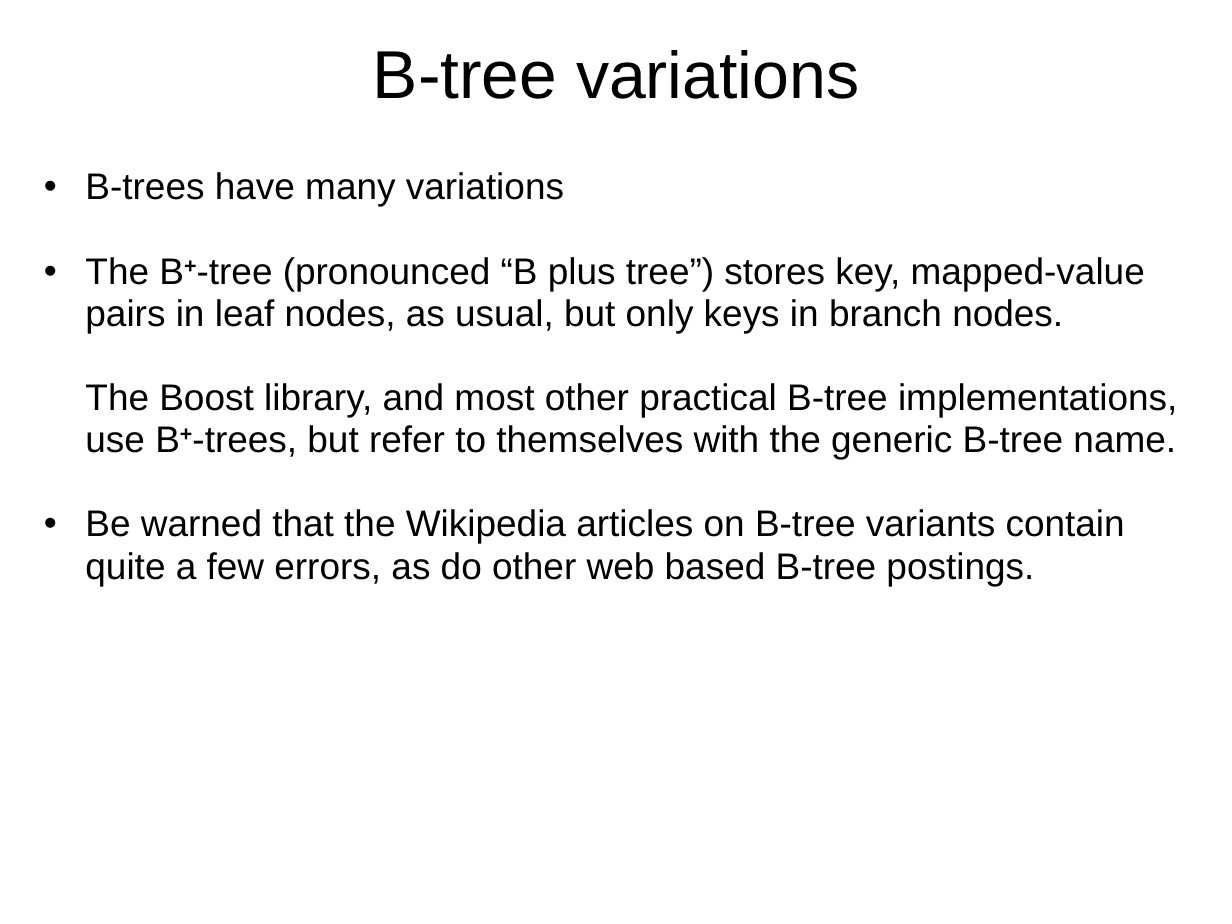
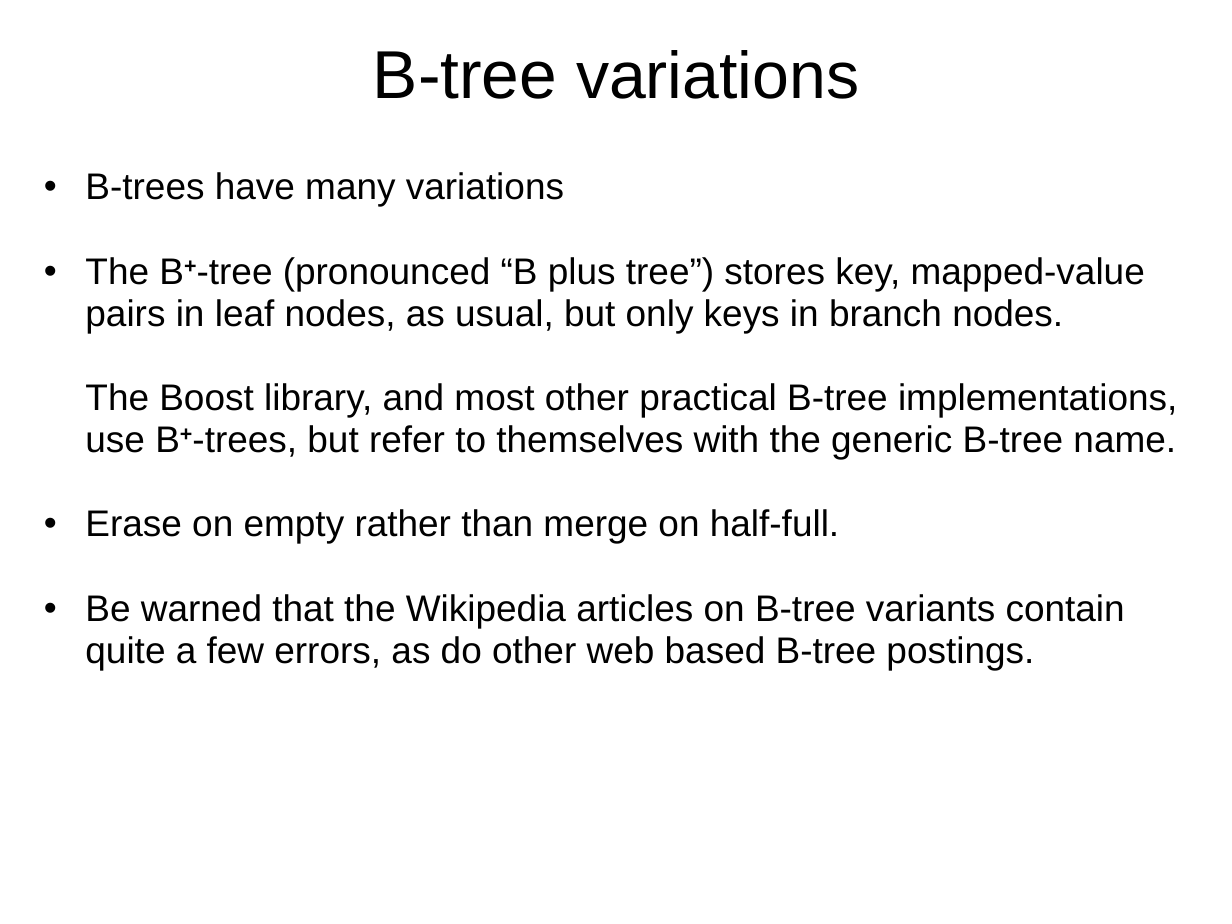
Before and after one commit to Beman/btree, a slide deck: slide 37 of libs/btree/doc/Proposed-B-tree-library.ppt. Drawn at 1232x924 pixels with LibreOffice and Linux fonts; fonts in the diff are those of the drawing; background and template pictures are left out. Boxes give left, top, right and bottom in pixels: in the first picture for what was removed or moved away, otherwise in the second. Text is boxed around its words. In the diff, an @@ line names an element or a change of style, - is before the commit and + after.

```diff
--- a/libs/btree/doc/Proposed-B-tree-library.ppt
+++ b/libs/btree/doc/Proposed-B-tree-library.ppt
@@ text at [85,509,839,543]: paragraph added @@
+  • Erase on empty rather than merge on half-full.
```
Also in this commit, not shown: 1 other slide changed, 1 slide added, 1 slide removed.
